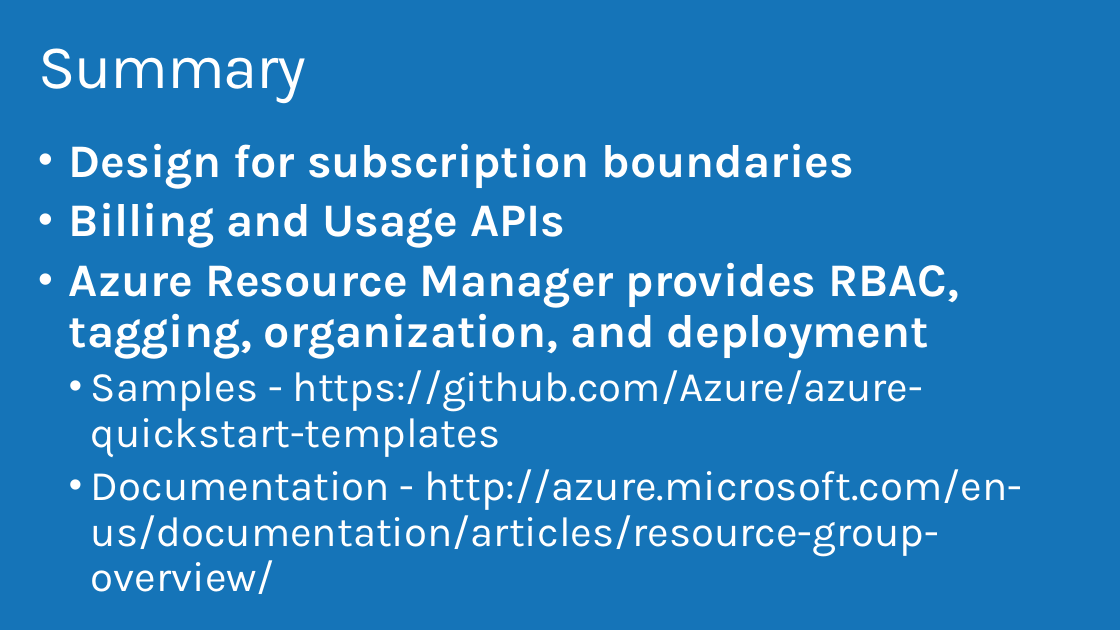
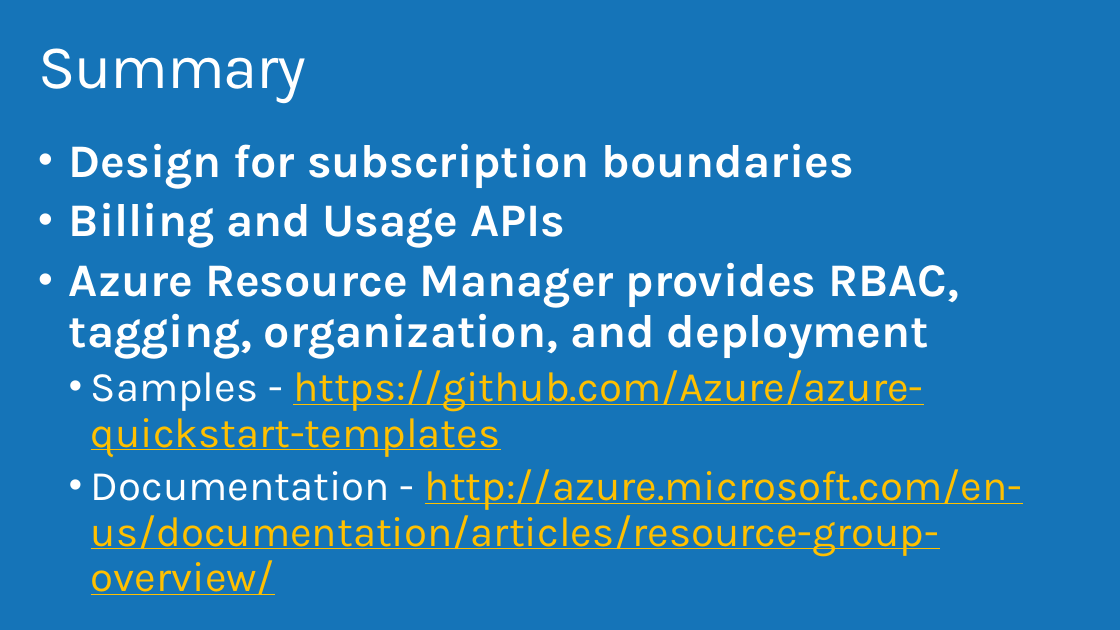
Before and after one commit to AzureCAT-GSI/Designing-and-Managing-Azure-Subscriptions, a slide deck: slide 61 of Designing and Managing Azure Subscriptions.pptx (slide 65 before the commit). Drawn at 1120x630 pixels with LibreOffice and Linux fonts; fonts in the diff are those of the drawing; background and template pictures are left out. Boxes give left, top, right and bottom in pixels: in the first picture for what was removed or moved away, otherwise in the second. Text is boxed around its words. In the diff, an @@ line names an element or a change of style, - is before the commit and + after.

```diff
--- a/Designing and Managing Azure Subscriptions.pptx
+++ b/Designing and Managing Azure Subscriptions.pptx
@@ text at (91,370,1023,595): text colour #FFFFFF to #FFC000, underline on in "https://github.com/Azure/azure-quickstart-templates", "http://azure.microsoft.com/en-us/documentation/articles/reso ..." @@
```
Also in this commit, not shown: 20 other slides changed, 1 slide added, 6 slides removed.
